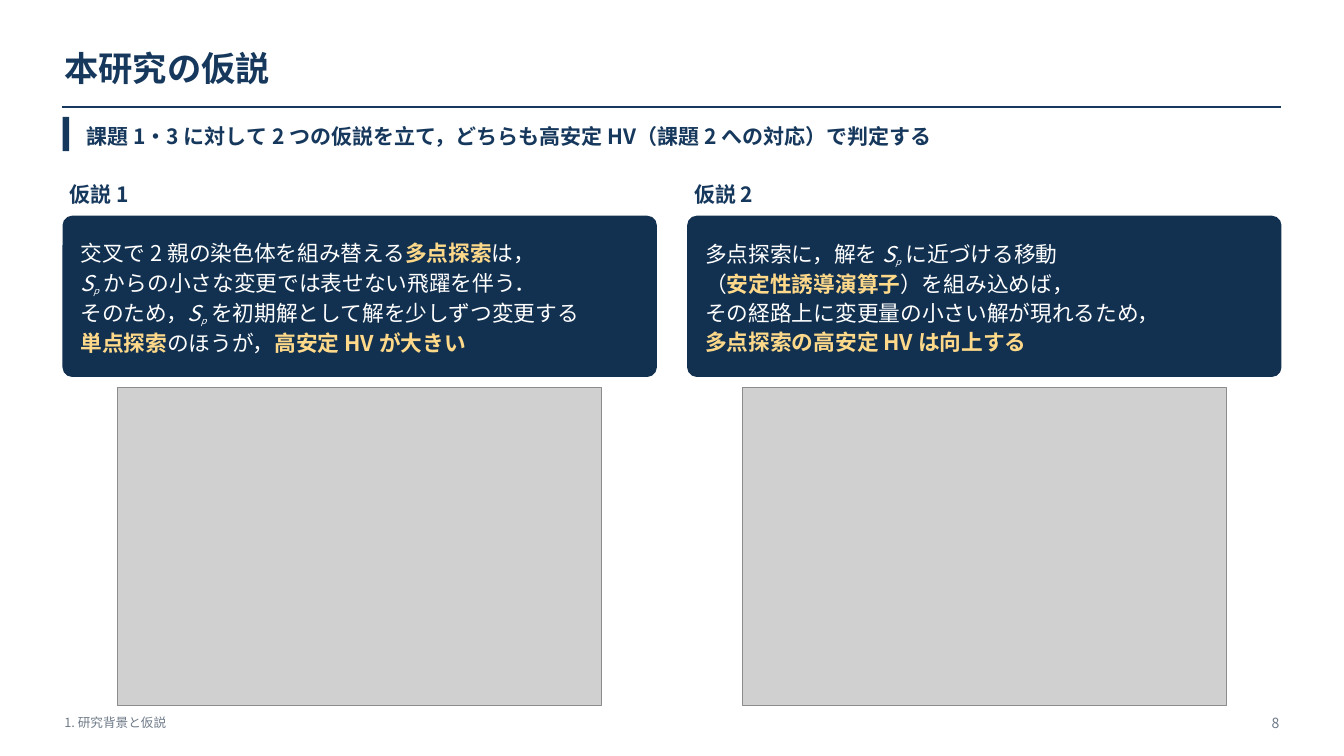
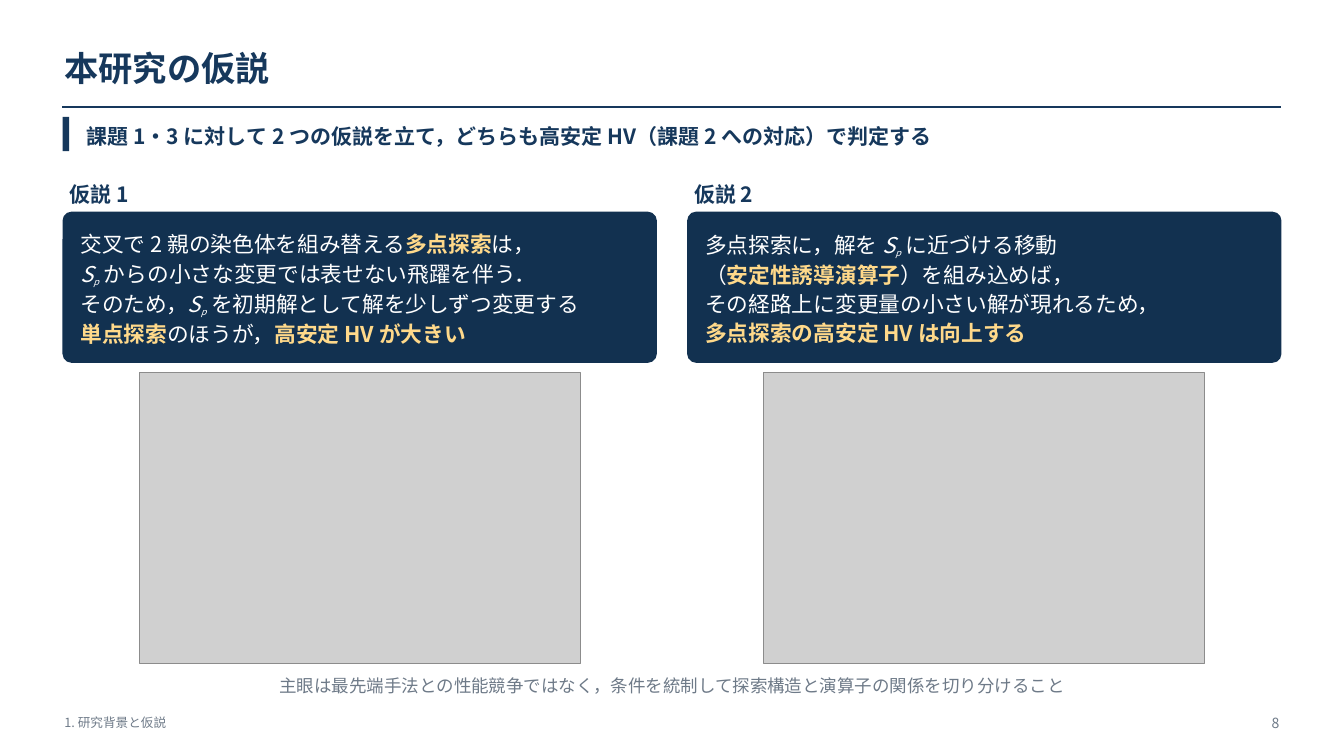
Before and after one commit to kitotakumi/stability_scheduling, a slide deck: slide 8 of doc/presentation_materials/JIMA2026fall_発表.pptx. Drawn at 1344x756 pixels with LibreOffice and Linux fonts; fonts in the diff are those of the drawing; grey boxes stand for pictures. Boxes give left, top, right and bottom in pixels: in the first picture for what was removed or moved away, otherwise in the second. Text is boxed around its words. In the diff, an @@ line names an element or a change of style, - is before the commit and + after.

```diff
--- a/doc/presentation_materials/JIMA2026fall_発表.pptx
+++ b/doc/presentation_materials/JIMA2026fall_発表.pptx
@@ rounded rectangle: place and size @@
-rounded rectangle at [63, 216, 657, 377]
+rounded rectangle at [63, 212, 657, 363]
@@ text "交叉で 2 親の染色体を組み替える多点探索は，": place and size @@
-text "交叉で 2 親の染色体を組み替える多点探索は，" at [81, 242, 579, 353]
+text "交叉で 2 親の染色体を組み替える多点探索は，" at [81, 233, 579, 344]
@@ rounded rectangle: place and size @@
-rounded rectangle at [688, 216, 1282, 377]
+rounded rectangle at [688, 212, 1282, 363]
@@ text "多点探索に，解を Sp に近づける移動": place and size @@
-text "多点探索に，解を Sp に近づける移動" at [705, 243, 1159, 352]
+text "多点探索に，解を Sp に近づける移動" at [705, 234, 1159, 343]
@@ picture: place and size @@
-picture at [118, 387, 602, 706]
+picture at [139, 373, 581, 663]
@@ picture: place and size @@
-picture at [742, 387, 1226, 706]
+picture at [764, 373, 1206, 663]
@@ text added at [279, 677, 1064, 694], 12.5 pt, text #6E7A88 @@
+主眼は最先端手法との性能競争ではなく，条件を統制して探索構造と演算子の関係を切り分けること
```
Also in this commit, not shown: 1 other slide changed, 2 other files.
